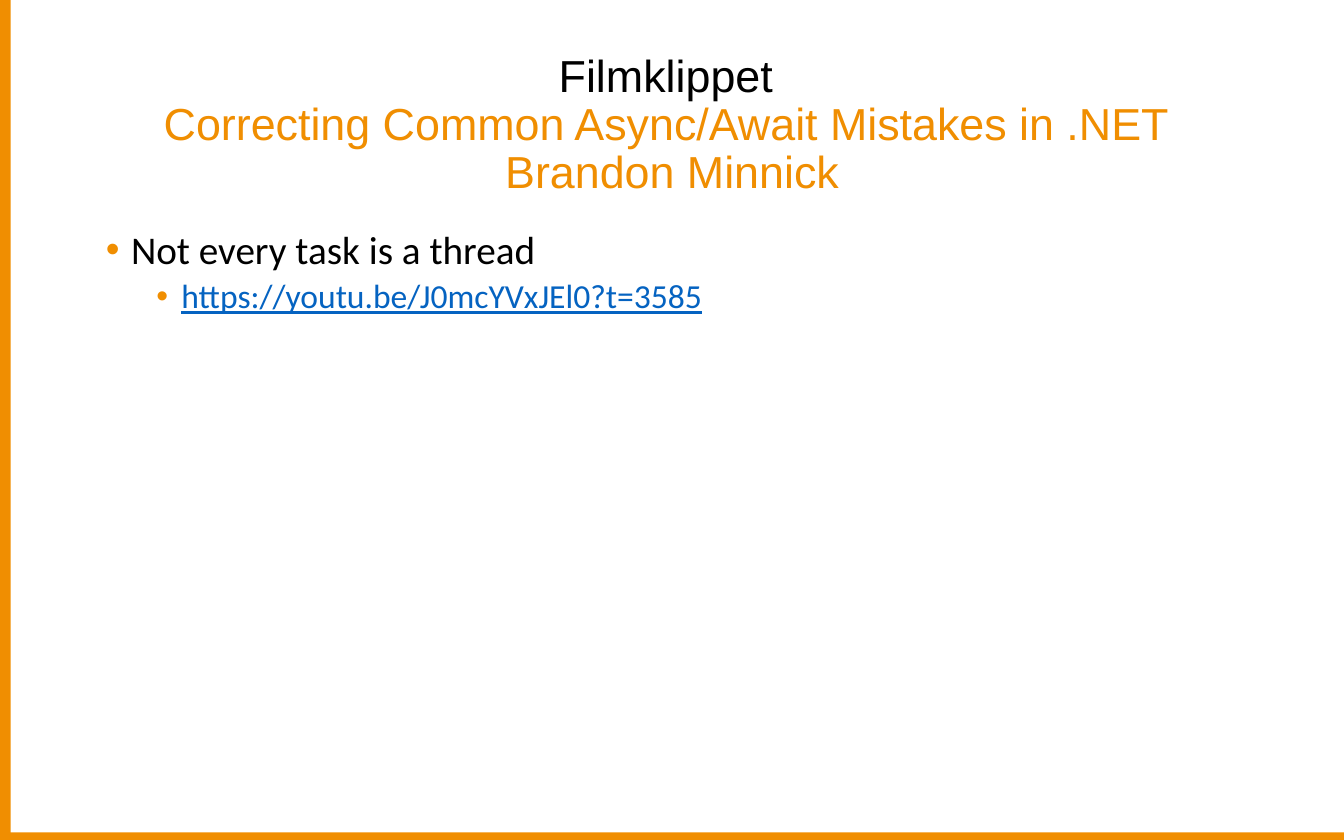
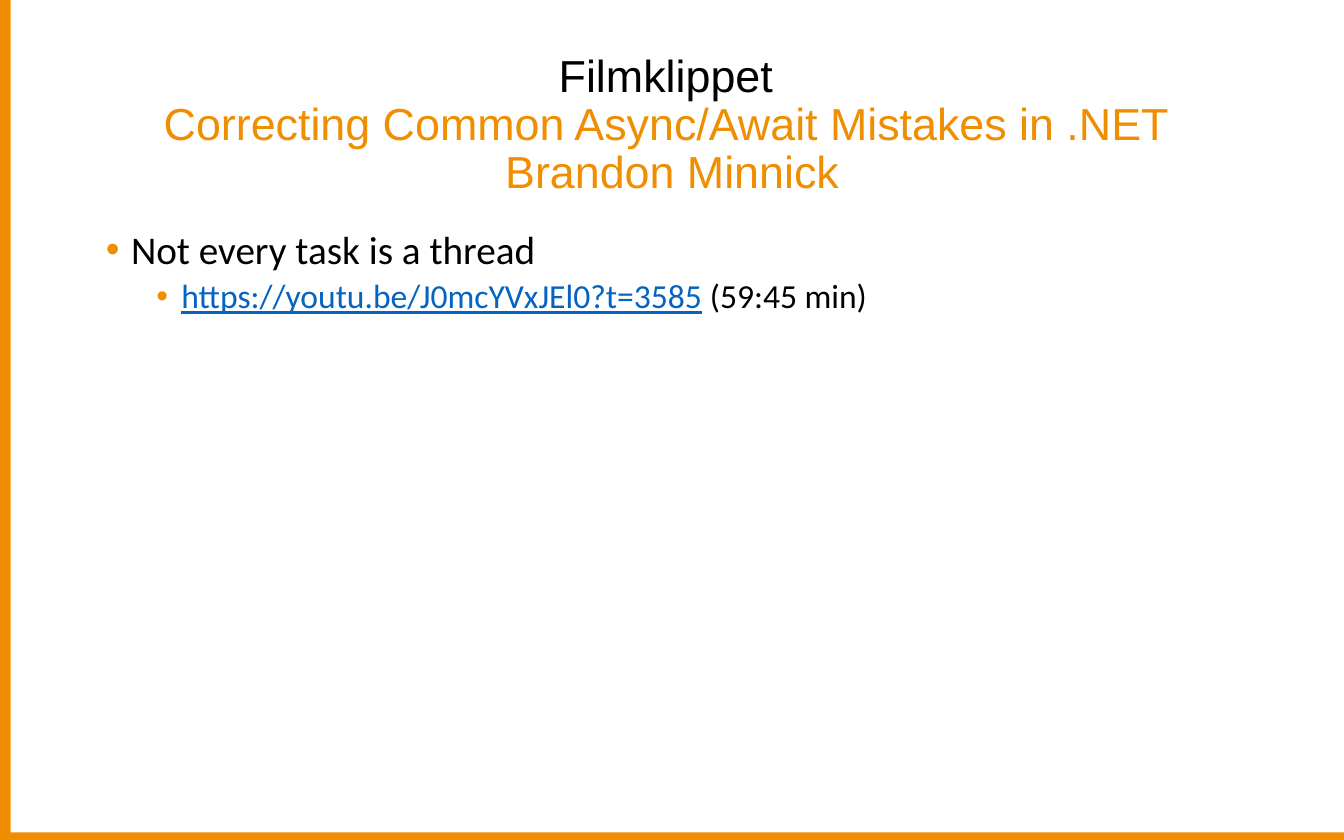
Before and after one commit to HeadlightAB/Techlunch.Async.Await, a slide deck: slide 4 of pptx/Async-Await_2.pptx. Drawn at 1344x840 pixels with LibreOffice and Linux fonts; fonts in the diff are those of the drawing; background and template pictures are left out. Boxes give left, top, right and bottom in pixels: in the first picture for what was removed or moved away, otherwise in the second. Text is boxed around its words. In the diff, an @@ line names an element or a change of style, - is before the commit and + after.

```diff
--- a/pptx/Async-Await_2.pptx
+++ b/pptx/Async-Await_2.pptx
@@ text at (x1=181, y1=283, x2=867, y2=314): text changed @@
-  • https://youtu.be/J0mcYVxJEl0?t=3585
+  • https://youtu.be/J0mcYVxJEl0?t=3585 (59:45 min)
```
Also in this commit, not shown: 1 other slide changed.
